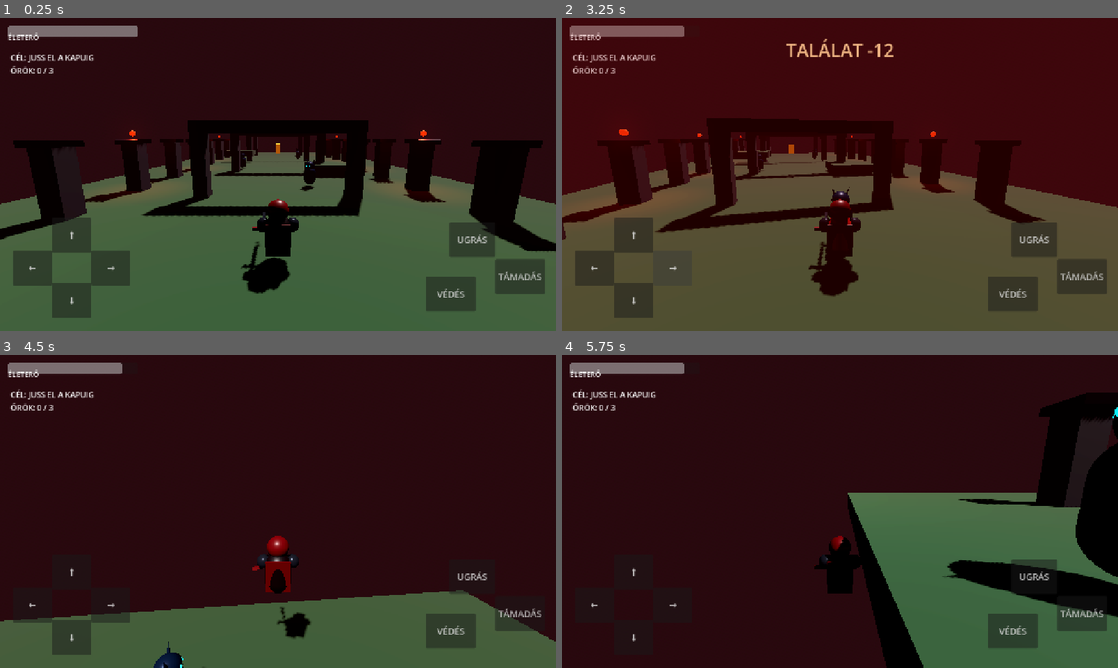
Above: before the commit, frames 1-4 (two rows, left to right).
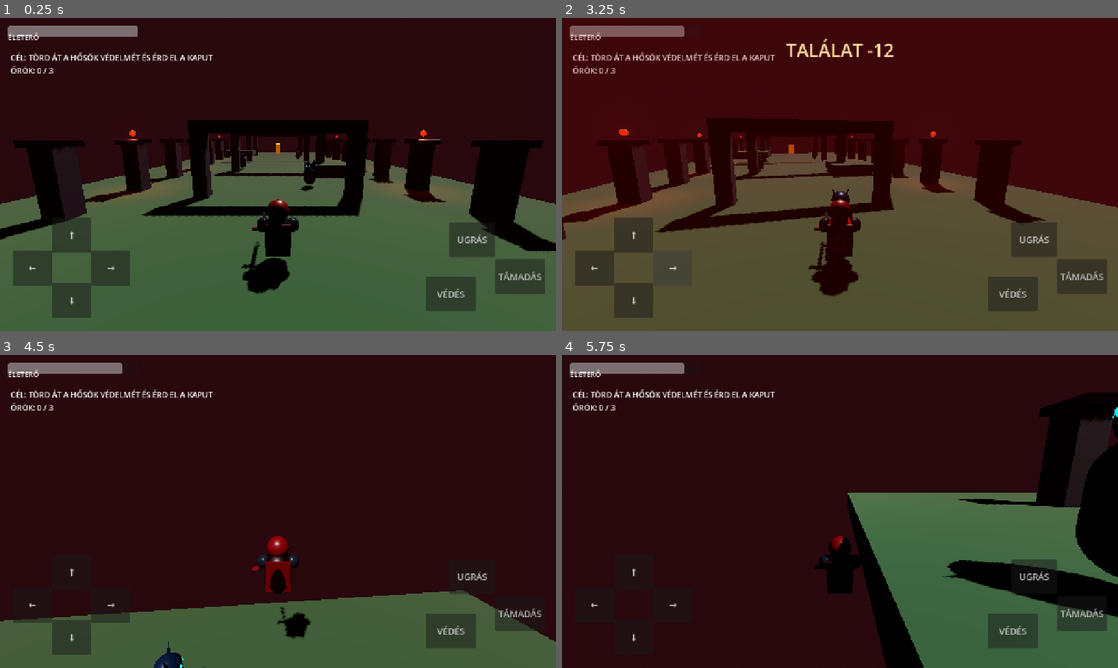
Above: after the commit, the same moments.

Repository: fuloplevente1998/reverse-supermario
Game: Godot game, scene res://scenes/main.tscn
The game is run twice, just before and just after one commit, with the same random seed, the same clock (stepped at 60 frames per second) and the same inputs.
Inputs (mouse positions are in pixels of both pictures, inside the frame that each line leads up to):
- Up to frame 1 (0.25 s): no input
- Up to frame 2 (3.25 s): click "↑" at 0.5 s; click "↓" at 1.25 s; click "←" at 2 s; click "→" at 2.75 s
- Up to frame 3 (4.5 s): move the mouse to (400, 495) at 3.52 s; hold D (move_right) 3.53-4.28 s; tap J (attack) at 3.6 s; click (400, 495) at 3.67 s; tap Space (jump) at 3.77 s; move the mouse to (166, 527) at 4.27 s; hold S (move_back) from 4.28 s (still down); tap K (block) at 4.35 s; click (166, 527) at 4.42 s
- Up to frame 4 (5.75 s): tap Space (jump) at 4.52 s; move the mouse to (895, 442) at 5.02 s; release S (move_back) at 5.03 s; hold D (move_right) from 5.03 s (still down); tap J (attack) at 5.1 s; click (895, 442) at 5.17 s

The runs differ from the first frame. In frame 1, 0.5% of the frame differs, in the area x 5-39%, y 10-15%; in frame 2, 0.7%, in the area x 5-60%, y 6-15%; in frame 3, 0.5%; in frame 4, 0.5%.

Commit message:
Fix restart touch handling and improve game flow

Diff:
--- a/scripts/game.gd
+++ b/scripts/game.gd
@@ -11,11 +11,13 @@
 var objective_label: Label
 var kill_label: Label
 var vignette: ColorRect
+var end_panel: ColorRect
 var enemies_total := 0
 var enemies_defeated := 0
 var ended := false
 
 func _ready() -> void:
+    process_mode = Node.PROCESS_MODE_ALWAYS
     _setup_environment()
     _build_world_details()
     _style_interface()
@@ -30,6 +32,7 @@
     player.damage_taken.connect(_on_player_damage)
     goal.body_entered.connect(_on_goal_body_entered)
     restart_button.pressed.connect(_restart)
+    restart_button.gui_input.connect(_on_restart_gui_input)
 
     var enemies := get_tree().get_nodes_in_group("enemies")
     enemies_total = enemies.size()
@@ -57,7 +60,7 @@
     $UI/TopBar.add_child(hp_text)
 
     objective_label = Label.new()
-    objective_label.text = "CÉL: JUSS EL A KAPUIG"
+    objective_label.text = "CÉL: TÖRD ÁT A HŐSÖK VÉDELMÉT ÉS ÉRD EL A KAPUT"
     objective_label.position = Vector2(24, 78)
     objective_label.add_theme_font_size_override("font_size", 18)
     $UI.add_child(objective_label)
@@ -69,12 +72,23 @@
 
     status_label.add_theme_font_size_override("font_size", 42)
     status_label.modulate = Color(1.0, 0.86, 0.62, 1)
+    status_label.z_index = 101
+
+    end_panel = ColorRect.new()
+    end_panel.set_anchors_and_offsets_preset(Control.PRESET_FULL_RECT)
+    end_panel.color = Color(0.015, 0.012, 0.025, 0.76)
+    end_panel.mouse_filter = Control.MOUSE_FILTER_IGNORE
+    end_panel.visible = false
+    end_panel.z_index = 90
+    $UI.add_child(end_panel)
 
     restart_button.text = "ÚJRAINDÍTÁS"
     restart_button.visible = false
-    restart_button.z_index = 50
+    restart_button.z_index = 120
     restart_button.mouse_filter = Control.MOUSE_FILTER_STOP
-    restart_button.add_theme_font_size_override("font_size", 24)
+    restart_button.focus_mode = Control.FOCUS_NONE
+    restart_button.add_theme_font_size_override("font_size", 25)
+    restart_button.custom_minimum_size = Vector2(300, 92)
 
     controls.z_index = 10
 
@@ -160,16 +174,32 @@
     ended = true
     status_label.text = message
     status_label.modulate.a = 1.0
+    if end_panel:
+        end_panel.visible = true
     restart_button.visible = true
     restart_button.disabled = false
-    restart_button.grab_focus()
+    restart_button.mouse_filter = Control.MOUSE_FILTER_STOP
+    restart_button.move_to_front()
+    status_label.move_to_front()
     player.set_physics_process(false)
     controls.visible = false
-
-func _restart() -> void:
-    restart_button.disabled = true
     for action in ["move_forward", "move_back", "move_left", "move_right", "jump", "attack", "block"]:
         Input.action_release(action)
+
+func _on_restart_gui_input(event: InputEvent) -> void:
+    if not ended:
+        return
+    if event is InputEventScreenTouch and event.pressed:
+        _restart()
+    elif event is InputEventMouseButton and event.pressed and event.button_index == MOUSE_BUTTON_LEFT:
+        _restart()
+
+func _restart() -> void:
+    if not ended:
+        return
+    restart_button.disabled = true
+    ended = false
+    get_tree().paused = false
     get_tree().reload_current_scene()
 
 func _bind_touch_buttons() -> void:
